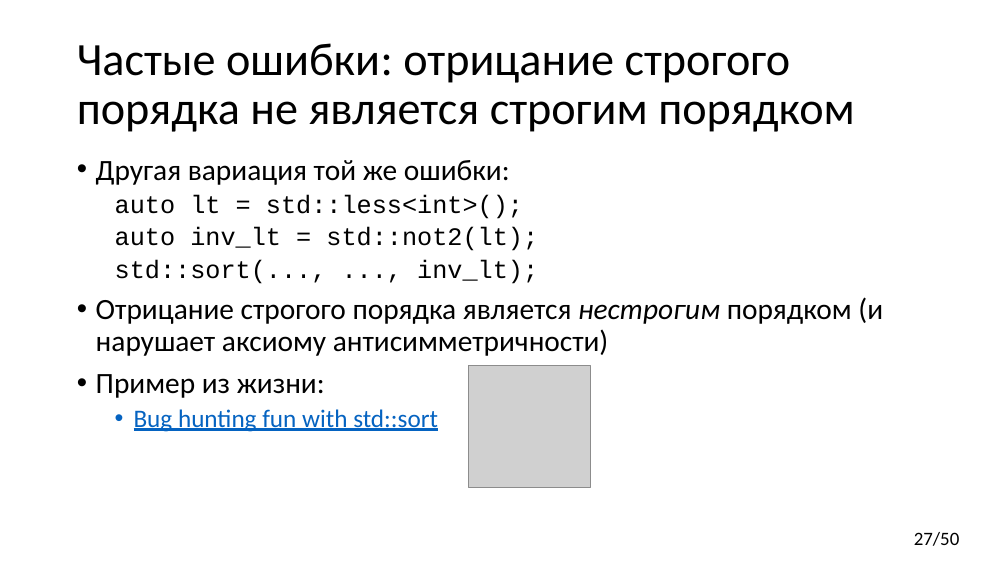
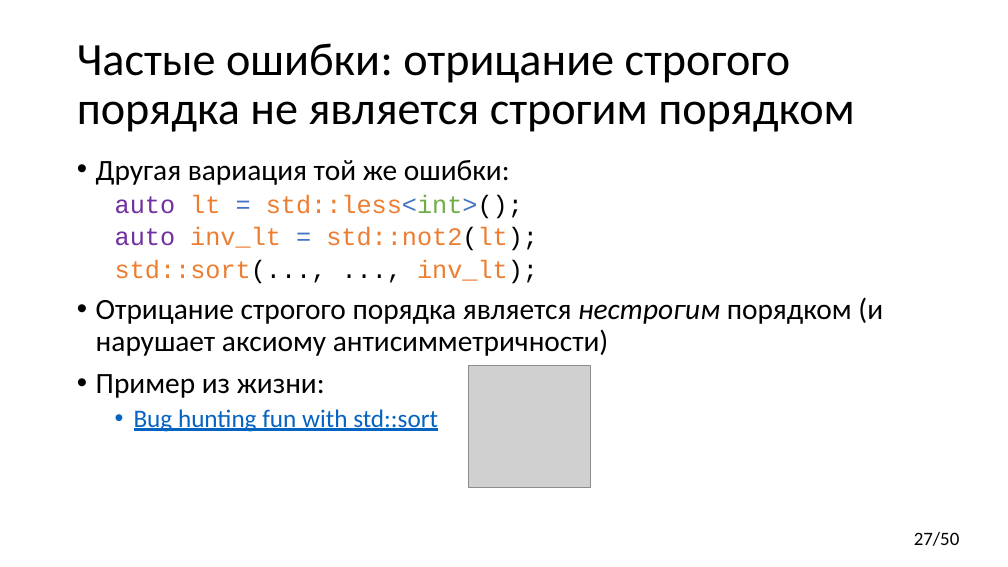
Before and after one commit to yugr/CppRussia, a slide deck: slide 27 of 2023/RU.pptx. Drawn at 1008x567 pixels with LibreOffice and Linux fonts; fonts in the diff are those of the drawing; grey boxes stand for pictures. Boxes give left, top, right and bottom in pixels: in the first picture for what was removed or moved away, otherwise in the second. Text is boxed around its words. In the diff, an @@ line names an element or a change of style, - is before the commit and + after.

Commit message:
Format code examples.

```diff
--- a/2023/RU.pptx
+++ b/2023/RU.pptx
@@ text at bbox=[115, 195, 538, 284]: text colour #000000 to #7030A0 in "auto", "auto"; text colour #000000 to #ED7D31 in "lt std::less<int>();", "inv_lt std::not2(lt);", "std::sort(..., inv_lt);"; text colour #000000 to #4472C4 in "= std::less<int>();", "="; text colour #000000 to #70AD47 in "std::less<int>();" @@
```
Also in this commit, not shown: 22 other slides changed.
